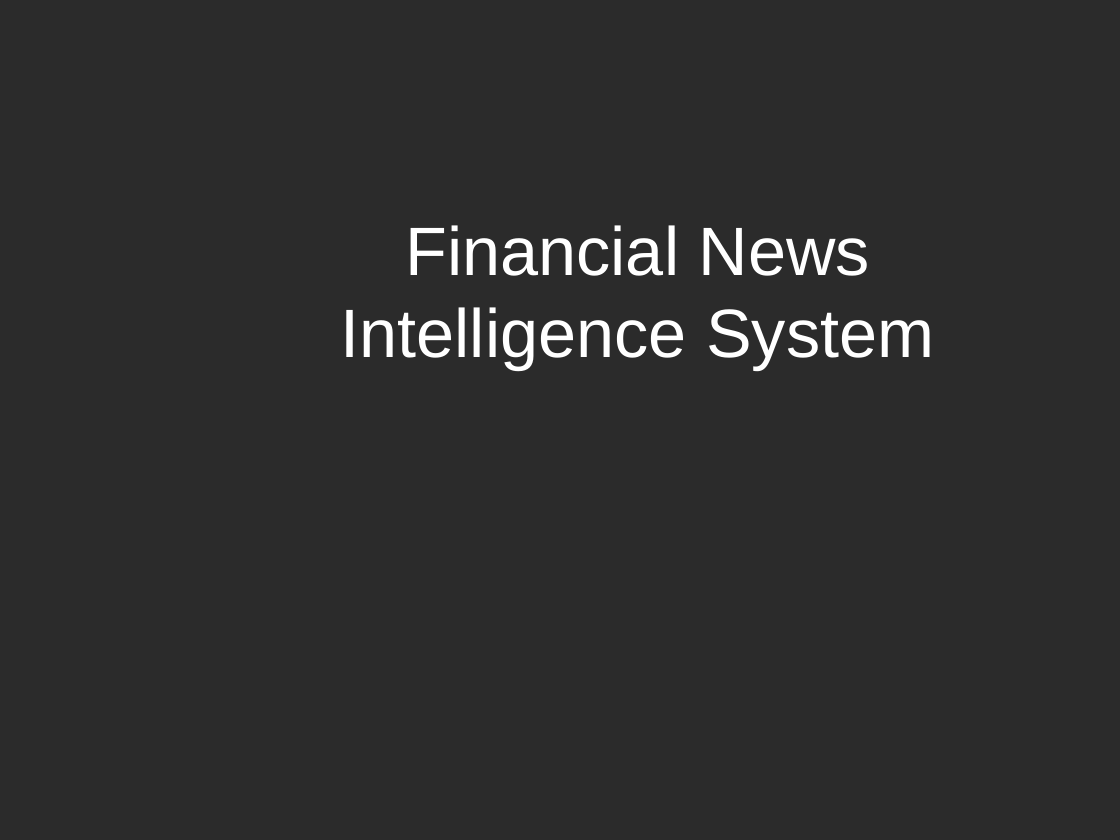
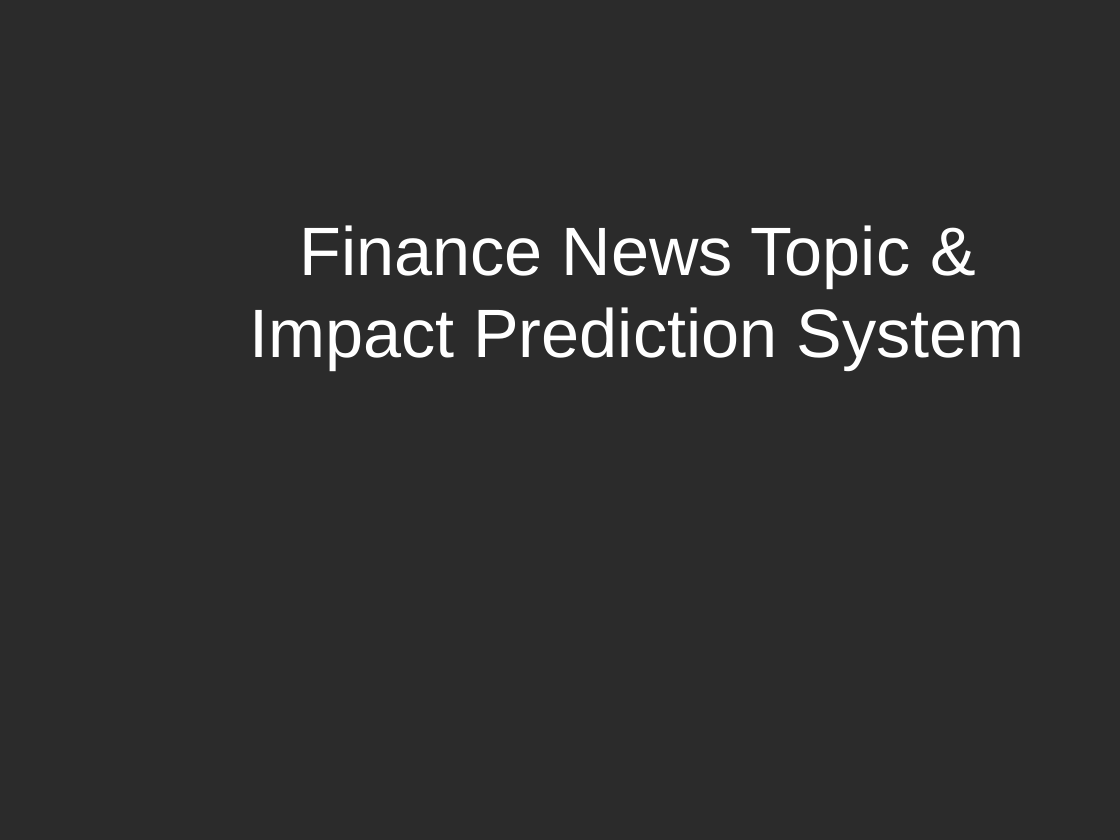
Before and after one commit to Sulo-proj/AI, a slide deck: slide 1 of NLP/Fin_News_Project/Financial_News_Analysis_Presentation.pptx. Drawn at 1120x840 pixels with LibreOffice and Linux fonts; fonts in the diff are those of the drawing; background and template pictures are left out; a plain dark background stands for a picture behind light text. Boxes give left, top, right and bottom in pixels: in the first picture for what was removed or moved away, otherwise in the second. Text is boxed around its words. In the diff, an @@ line names an element or a change of style, - is before the commit and + after.

```diff
--- a/NLP/Fin_News_Project/Financial_News_Analysis_Presentation.pptx
+++ b/NLP/Fin_News_Project/Financial_News_Analysis_Presentation.pptx
@@ title at (249, 225, 1024, 370): text changed @@
-Financial News Intelligence System
+Finance News Topic & Impact Prediction System
```
